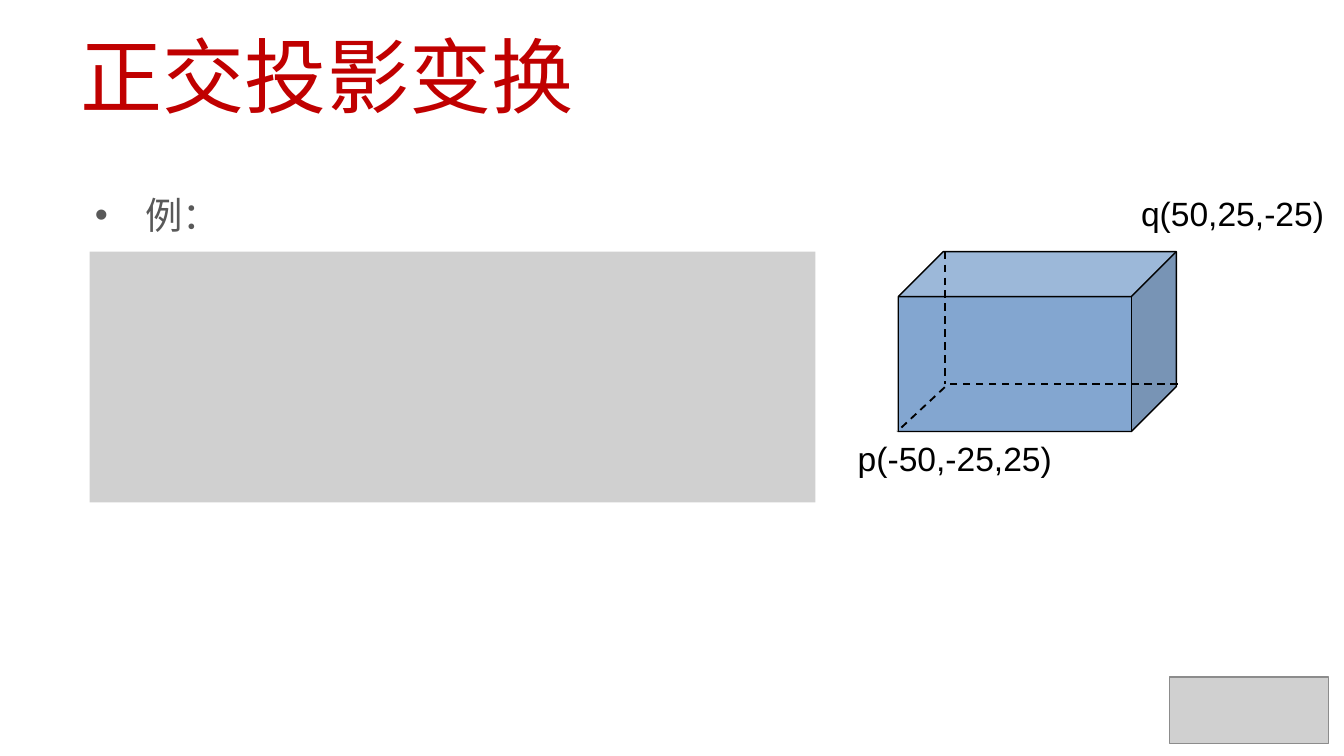
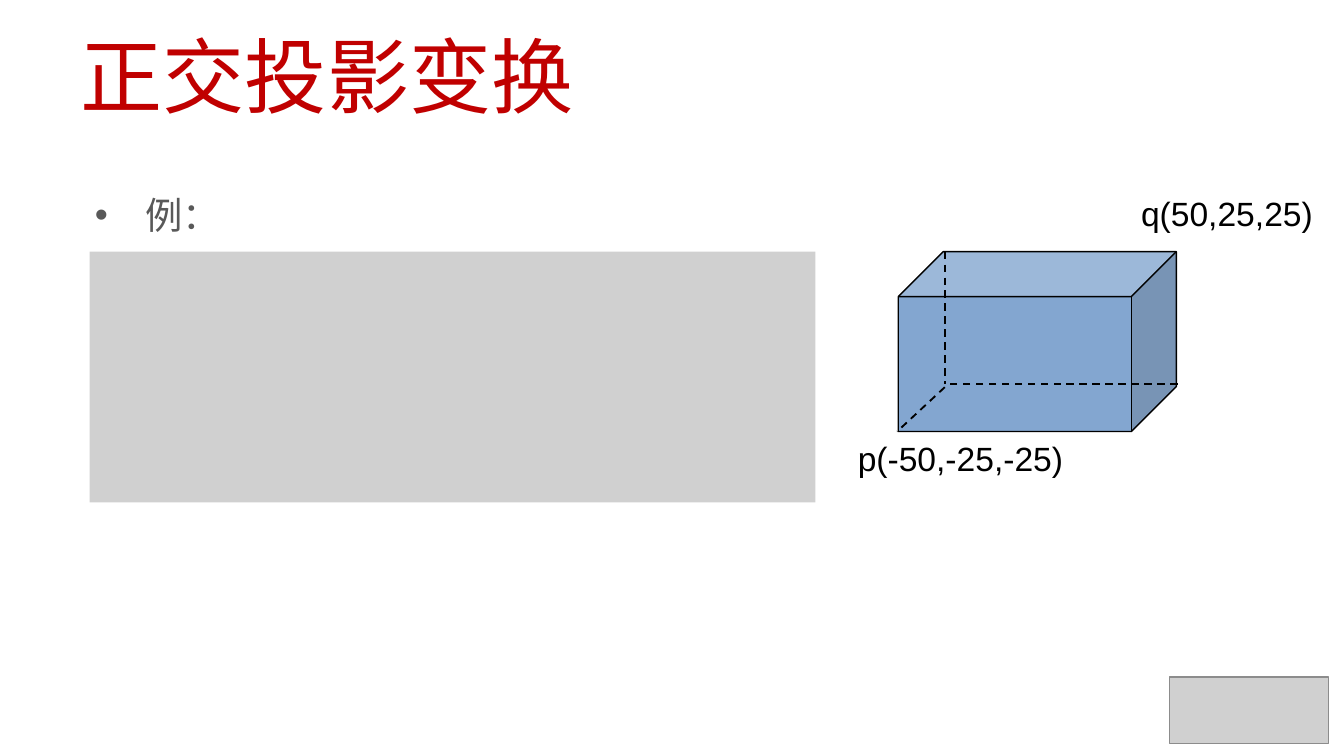
Before and after one commit to EDUCourseSeries/GraphicsPipeline, a slide deck: slide 20 of PPT/Graphics Pipeline06-投影变换-正交投影.pptx (slide 15 before the commit). Drawn at 1344x756 pixels with LibreOffice and Linux fonts; fonts in the diff are those of the drawing; grey boxes stand for pictures. Boxes give left, top, right and bottom in pixels: in the first picture for what was removed or moved away, otherwise in the second. Text is boxed around its words. In the diff, an @@ line names an element or a change of style, - is before the commit and + after.

```diff
--- a/PPT/Graphics Pipeline06-投影变换-正交投影.pptx
+++ b/PPT/Graphics Pipeline06-投影变换-正交投影.pptx
@@ text at box(1141, 201, 1313, 232): text changed @@
-q(50,25,-25)
+q(50,25,25)
@@ text at box(858, 446, 1063, 477): text changed @@
-p(-50,-25,25)
+p(-50,-25,-25)
```
Also in this commit, not shown: 2 other slides changed, 5 slides added, 15 other files.
